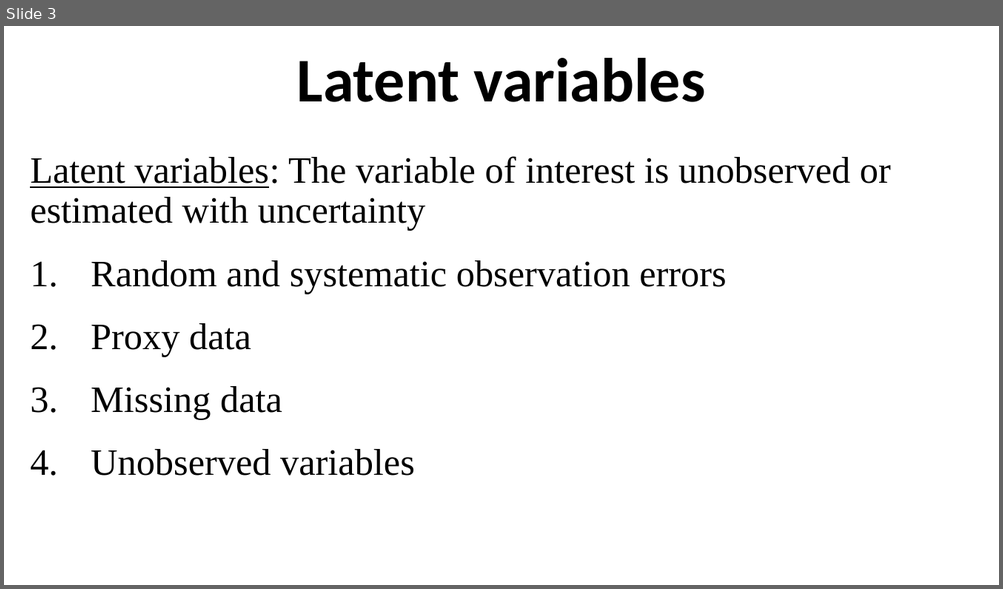
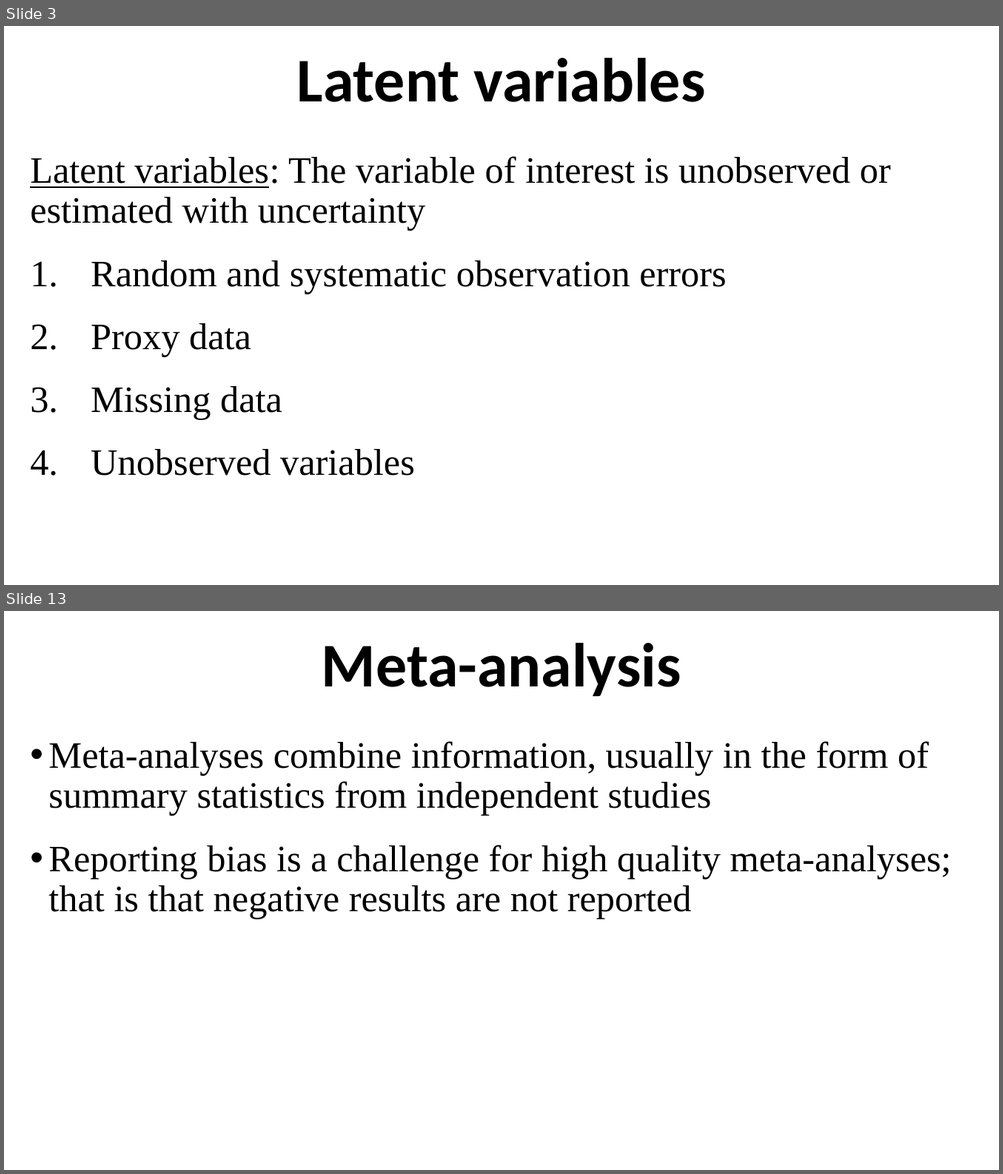
Before and after one commit to ahurford/aarms-summer-school, a slide deck: amy-lectures/State_Space_Models.pptx. Shown one above the other, each under a label of ours: slide 3 before the commit, slides 3 and 13 after it; the slides between them are not shown. The pictures are 1003x589 and 1003x1174 pixels, drawn with LibreOffice and Linux fonts; fonts in the diff are those of the drawing. Boxes give left, top, right and bottom in pixels: in the first picture for what was removed or moved away, otherwise in the second. Text is boxed around its words. In the diff, an @@ line names an element or a change of style, - is before the commit and + after.

```diff
--- a/amy-lectures/State_Space_Models.pptx
+++ b/amy-lectures/State_Space_Models.pptx
@@ slide 13 added at box(4, 611, 999, 1170), background #FFFFFF @@
@@ title added at box(321, 643, 681, 697), 60 pt, text #000000, bold @@
+Meta-analysis
@@ text added at box(48, 741, 951, 920), 36 pt, text #000000 @@
+• Meta-analyses combine information, usually in the form of summary statistics from independent studies
+• Reporting bias is a challenge for high quality meta-analyses; that is that negative results are not reported
```
Also in this commit, not shown: 10 other slides added, 4 other files.
